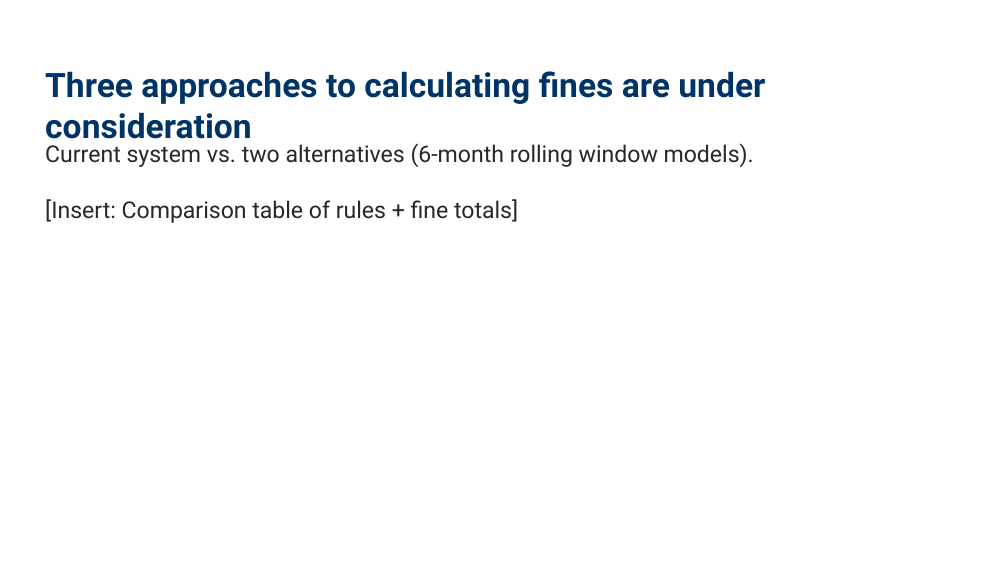
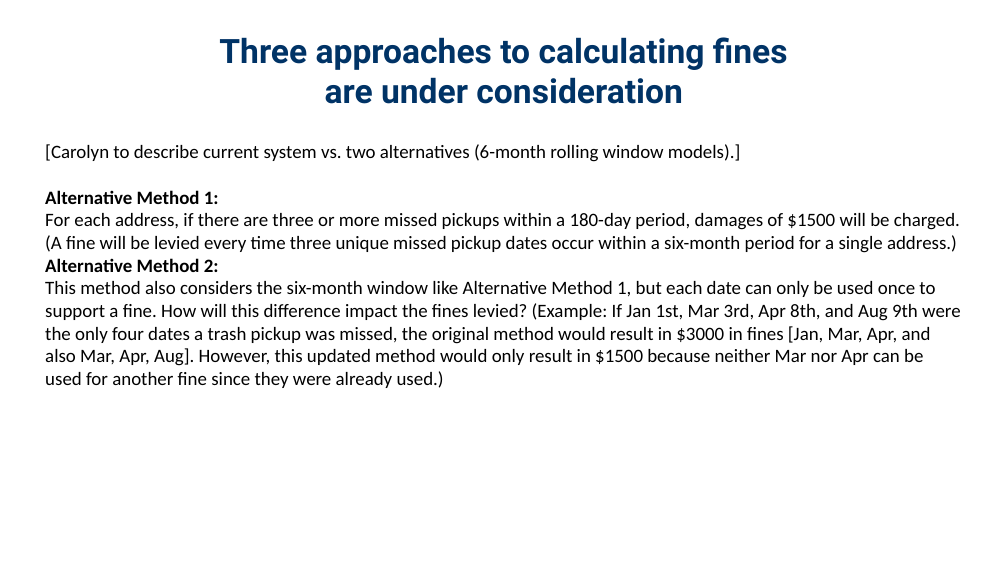
Before and after one commit to NewForce-Cohort-11-Data/trash-haulers-null-void-waste-solutions, a slide deck: slide 12 of Missed_Trash_Pickups_Presentation_16x9_Formatted.pptx (slide 10 before the commit). Drawn at 1008x567 pixels with LibreOffice and Linux fonts; fonts in the diff are those of the drawing. Boxes give left, top, right and bottom in pixels: in the first picture for what was removed or moved away, otherwise in the second. Text is boxed around its words. In the diff, an @@ line names an element or a change of style, - is before the commit and + after.

```diff
--- a/Missed_Trash_Pickups_Presentation_16x9_Formatted.pptx
+++ b/Missed_Trash_Pickups_Presentation_16x9_Formatted.pptx
@@ text "Three approaches to calculating fines ...": place and size @@
-text "Three approaches to calculating fines ..." at (45,71,765,146)
+text "Three approaches to calculating fines ..." at (219,37,788,104)
@@ text "Three approaches to calculating fines ..." at (219,37,788,104): alignment left to centre @@
@@ text at (45,144,960,388): text changed; size 22 to 18 pt; font Roboto to Calibri; text colour #282828 to #000000 @@
-Current system vs. two alternatives (6-month rolling window models).
-[Insert: Comparison table of rules + fine totals]
+[Carolyn to describe current system vs. two alternatives (6-month rolling window models).]
+Alternative Method 1:
+For each address, if there are three or more missed pickups within a 180-day period, damages of $1500 will be charged. (A fine will be levied every time three unique missed pickup dates occur within a six-month period for a single address.)
+Alternative Method 2:
+This method also considers the six-month window like Alternative Method 1, but each date can only be used once to support a fine. How will this difference impact the fines levied? (Example: If Jan 1st, Mar 3rd, Apr 8th, and Aug 9th were the only four dates a trash pickup was missed, the original method would result in $3000 in fines [Jan, Mar, Apr, and also Mar, Apr, Aug]. However, this updated method would only result in $1500 because neither Mar nor Apr can be used for another fine since they were already used.)
```
Also in this commit, not shown: 6 other slides changed, 4 slides added, 3 slides removed, 9 other files.
